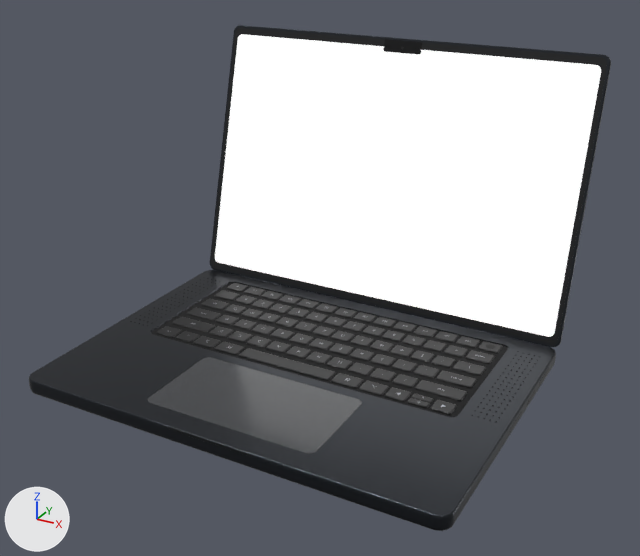
The glTF model skriftapp/buildapp/landing/assets/devices/laptop-low.glb as it was, and as the next commit left it.
The view is the same before and after, from a 50 mm lens placed at (0.28, -0.59, 0.32), pointed at (0.008, -0.095, 0.072). Lighting does not change. The marker at lower left points along +X, +Y and +Z. The first picture is the older version. Where no turn or scale is listed for an object, it has been applied to the vertices.

Names of what the first picture shows: 'keyboard_keys', 'laptop_front_glass', 'laptop_hardware', 'laptop_insets', 'laptop_lid_shell', 'screen', 'trackpad' and 7 more.
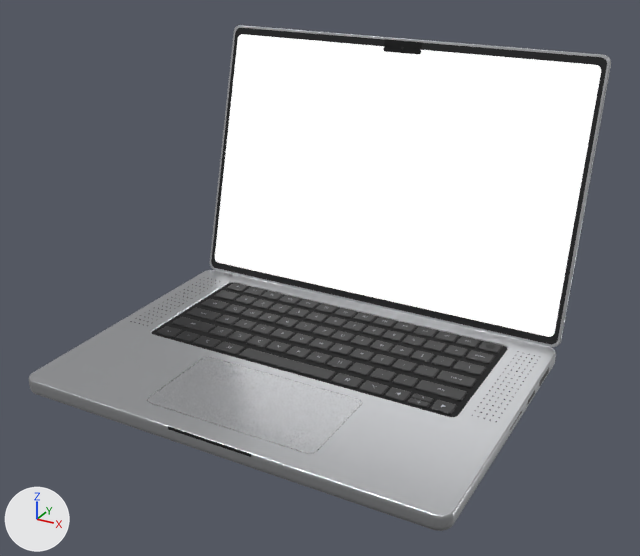
Location of each change, (x1, y1, x2, y2) in pixels of the pictures (640 x 556 px):
```json
{"object": "laptop_hardware", "change": "recoloured", "before": [29, 270, 556, 531], "after": [29, 270, 556, 531], "on screen": "dark grey to light grey"}
{"object": "trackpad", "change": "recoloured", "before": [148, 357, 362, 453], "after": [148, 357, 362, 453], "on screen": "dark grey to light grey"}
{"object": "laptop_lid_shell", "change": "recoloured", "before": [210, 25, 611, 347], "after": [210, 25, 611, 347]}
```

The change, as JSON lines over the scene's bpy script:
```json
{"op": "set", "path": "mat_spaceblackaluminum.base_color", "old": "(0.045, 0.05, 0.059)", "new": "(0.6, 0.61, 0.63)", "note": "dark grey #3c3f45 -> light grey #cbcdd0"}
{"op": "set", "path": "mat_trackpadspaceblack.base_color", "old": "(0.03, 0.033, 0.039)", "new": "(0.52, 0.53, 0.55)", "note": "dark grey #303338 -> light grey #bfc0c4"}
```
